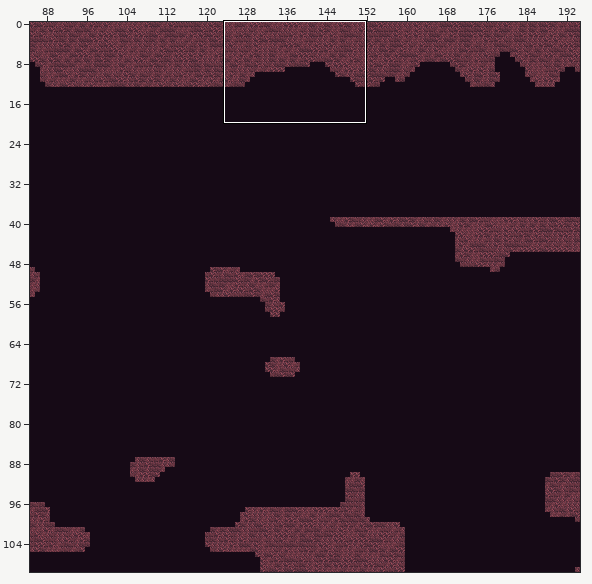
One commit to this Tiled map: android/assets/maps/level1.tmx. The first picture is a wide view before the edit; the outline marks the close-up.
Close-up. First the earlier version:
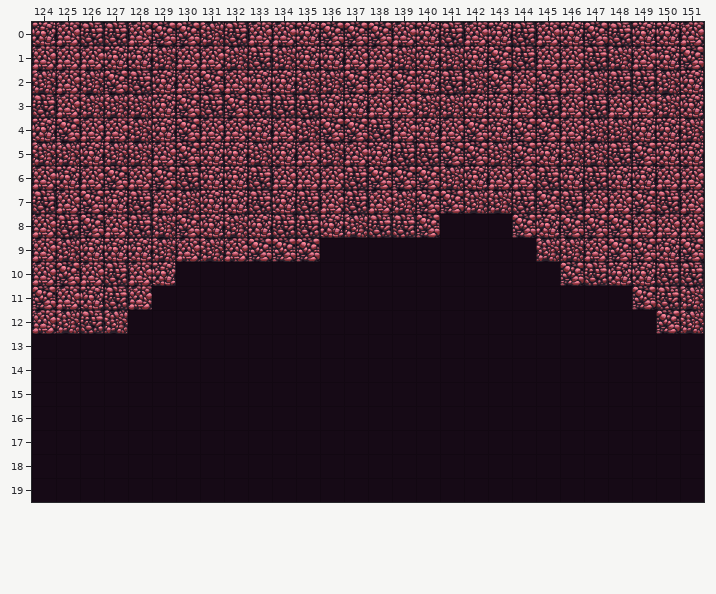
Cells are 64x64 px. Shown: x 124..151, y 0..19. The commit also changed other parts of the map, which this record leaves out.
The result:
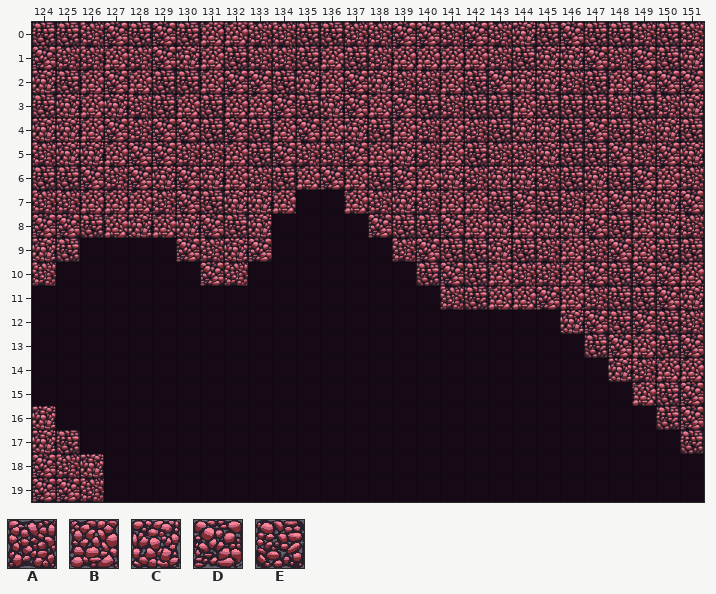
Key: from "tileMapGutter": A 5, B 6, C 7, D 8, E 9.
_ is an empty cell, . an unchanged one.
Change:
--- layer "terrain"
@@ x 124..151 @@
- 0 CBEEB.DAEBBCDDDBCEBCEBCD.CCB
- 1 BBBCCAB.AE.CCBBACACD.BBE.BCD
- 2 ABA.ECBDBCCAA.BDCEA.BDBAEEAC
- 3 .BAA.CD.DEE..C.BA.CC..B.BB..
- 4 .D.B.C.BBC.ADD..C.DCDDBAAC.A
- 5 .A.AABDCCACB.BCEEDD.D.AAEDC.
- 6 BCBDBDE.CEB.BED.DACBBECECC.B
- 7 EBDCEBAC.ECEBEBADDAAEDE.BDEB
- 8 BED.EADCA.EECAE.D___D.D.D.BB
- 9 BACCCAB.B.DD...______.AB.DCD
-10 BDBEBC.__.......______DECCEE
-11 DBCEB............________DEA
-12 BAEA..................____D.
-13 ......................._____
-14 ........................____
-15 .........................___
-16 _.........................__
-17 __........................._
-18 ___.........................
-19 ___.........................
+ 0 EEADE.EBBAAEEAADDADACEDE.AEA
+ 1 DAABADC.EA.EBEABBBBA.CCD.DEC
+ 2 CEB.BEEBDDECB.CAABE.CCAEBDDD
+ 3 .CBC.EB.BBD..D.DE.EE..E.AE..
+ 4 .C.D.D.EDE.DBC..A.AECCEDEA.E
+ 5 .C.BDDAABEDA.DBCABE.A.EEDAD.
+ 6 EEDADCD.BAE.DBE.BCACCAECED.A
+ 7 AABBBADE.CB__BACABBEDEA.DCCD
+ 8 DDE.CBCDE.____D.EDBCB.C.E.CA
+ 9 CE____D.C.__...ADEECE.BA.BEE
+10 A_____.DA.......EDEBAABDEDDB
+11 _____............AEBBDBAEEDC
+12 ____..................CDEDE.
+13 .......................EDBED
+14 ........................CABB
+15 .........................BED
+16 C.........................ED
+17 CE.........................E
+18 DAC.........................
+19 DDA.........................
Pixel boxes of the changes (left, top, right, bottom) in both close-ups:
changed: (32, 22, 704, 502)
